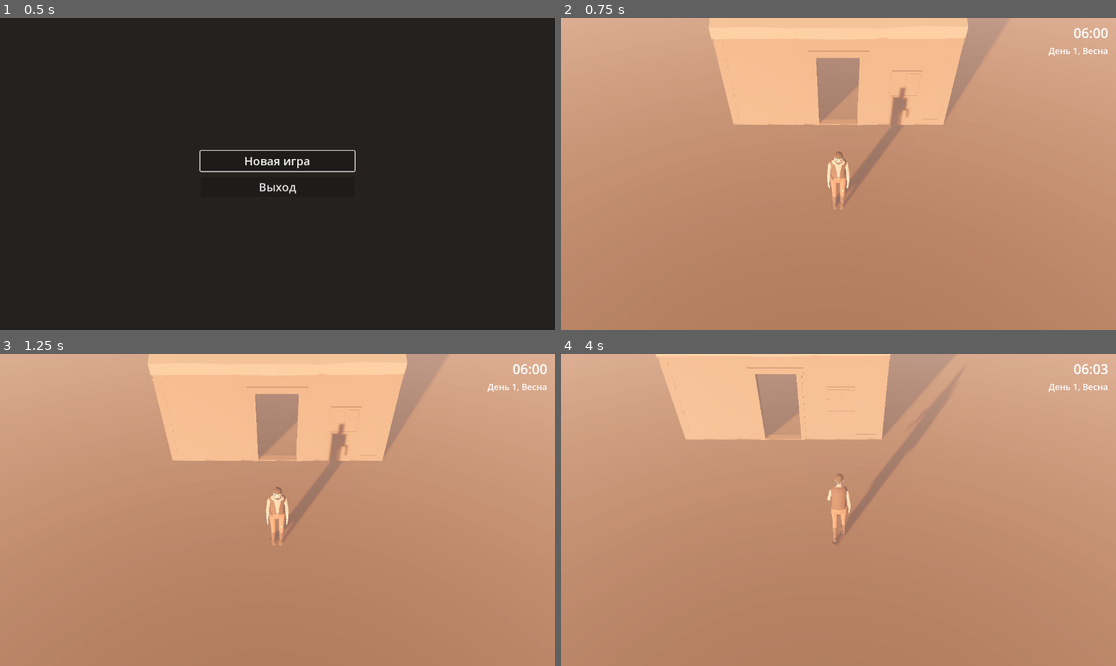
Above: before the commit, frames 1-4 (two rows, left to right).
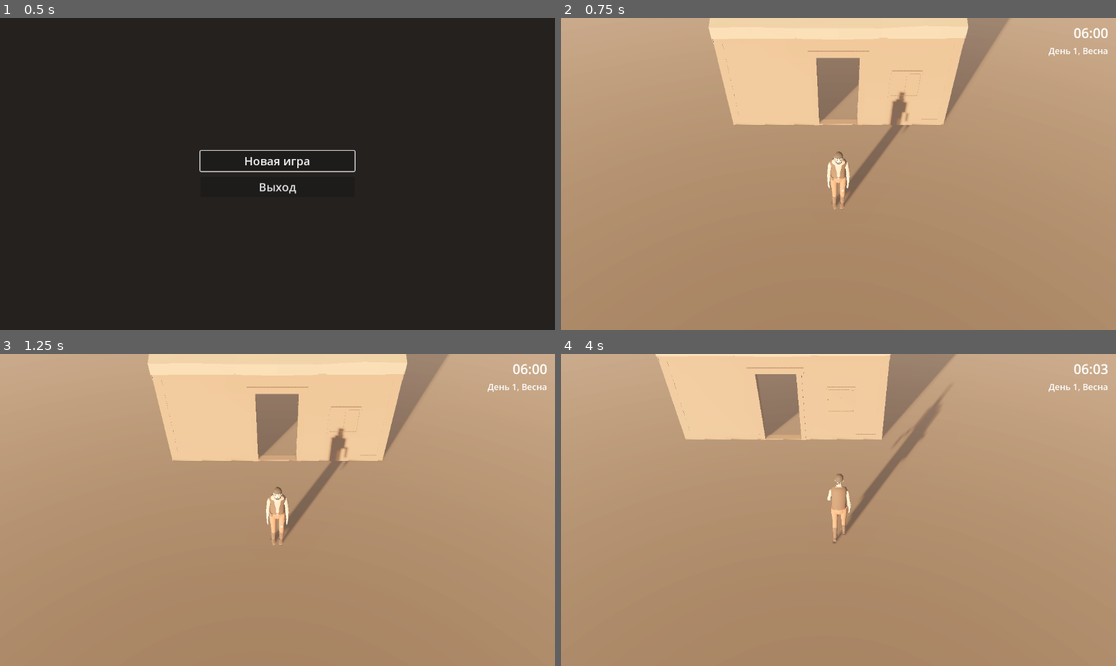
Above: after the commit, the same moments.

Repository: fea203456/Claude-
Game: Godot game, scene res://scenes/ui/main_menu.tscn
Same seed, same stepped clock (60 frames per second), same inputs: the game is played once before the commit and once after it.
Inputs (mouse positions are in pixels of both pictures, inside the frame that each line leads up to):
- Up to frame 1 (0.5 s): no input
- Up to frame 2 (0.75 s): click "Новая игра" at 0.5 s
- Up to frame 3 (1.25 s): no input
- Up to frame 4 (4 s): tap Enter at 1.25 s; move the mouse to (960, 494) at 1.27 s; hold D (move_right) 1.28-2.03 s; tap Q (camera_rotate_left) at 1.35 s; click (960, 494) at 1.42 s; move the mouse to (727, 525) at 2.02 s; hold S (move_back) 2.03-2.78 s; tap R (camera_rotate_right) at 2.1 s; move the mouse to (894, 441) at 2.77 s; hold D (move_right) 2.78-3.53 s; tap Mouse wheel up (camera_zoom_in) at 2.85 s; move the mouse to (810, 572) at 3.52 s; hold W (move_forward) from 3.53 s (still down); tap Mouse wheel down (camera_zoom_out) at 3.6 s; click (810, 572) at 3.67 s

Frame 1 is identical in both runs. In frame 2, 3.0% of the frame differs, in the area x 27-81%, y 0-62%; in frame 3, 3.0%; in frame 4, 3.6%, in the area x 17-72%, y 0-62%.

Commit message:
Этап 1: съёмка суток и проверка яркости
tools/capture_daynight.sh снимает 4 кадра суток (06:00, 12:00, 19:00, 23:00)
и 10-секундный проход героя в дом (Movie Maker 30 кадр/с → H.264 yuv420p),
проверяет Forward+ в логе; tools/check_luminance.py сверяет порядок
средней яркости Y. Съёмщик game/scenes/dev/daynight_capture.gd работает
через Game.new_game() с замороженными часами и временным путём сохранения.

Кривая суток перенастроена: утро тёплое и мягкое без персиковой каши,
полдень пепельно-серый, закат с низким янтарным солнцем и длинными тенями,
ночь — холодная луна (ключи 840/960) и густой синий туман, герой виден.

Co-Authored-By: Claude Opus 5.5 <noreply@anthropic.com>
Claude-Session: https://claude.ai/code/session_01799EQgMrSxx1d7nx5NPXL8

Diff:
--- /dev/null
+++ b/game/scenes/dev/daynight_capture.gd
@@ -0,0 +1,130 @@
+extends SceneTree
+## Съёмщик суток для tools/capture_daynight.sh.
+##   tools/godot.sh display --script res://scenes/dev/daynight_capture.gd -- <out_dir>
+##     грузит ферму через Game.new_game(), для minutes 0, 360, 780, 1020 ставит время на
+##     замороженных часах, ждёт 30 кадров (туман стабилизируется) и пишет
+##     day_0600.png, day_1200.png, day_1900.png, day_2300.png (1280×720) в out_dir.
+##   ... -- --walk [minutes]
+##     для Movie Maker: герой идёт скриптовым маршрутом от SpawnStart в дверь дома и внутрь
+##     (через PlayerController.step), затем выходит сам. Часы стоят на [minutes] (по умолчанию 120).
+## Игровое сохранение не трогается: GameFlow получает временный путь, а сам съёмщик
+## ничего не сохраняет.
+
+const SHOTS := [[0, "day_0600.png"], [360, "day_1200.png"], [780, "day_1900.png"], [1020, "day_2300.png"]]
+const SETTLE_FRAMES := 30
+const SIZE := Vector2i(1280, 720)
+const TMP_SAVE := "user://capture_tmp/slot_1.json"
+
+const FPS := 30.0             # = --fixed-fps в capture_daynight.sh
+const WALK_MINUTES := 120     # 08:00 — утро, низкое тёплое солнце
+const WALK_LEAD_FRAMES := 30  # первые кадры обрезает capture_daynight.sh (туман оседает)
+const WALK_FRAMES := 300      # 10 с при 30 кадр/с
+const WALK_IDLE_S := 1.0      # постоять перед стартом
+const ARRIVE_M := 0.08
+## Маршрут в мировых координатах XZ: от SpawnStart (0, −3.5) прямо в дверь (z = −6.6)
+## и внутрь, к кровати (центр (−1.77, −10.82)) и через комнату. Внутри держимся z ≤ −9.3:
+## ближе к двери камера 45° видит героя только поверх передней стены.
+## ≈9.9 м ≈ 7.1 с при 1.40 м/с.
+const ROUTE: Array[Vector2] = [Vector2(0.0, -8.4), Vector2(-0.9, -9.6), Vector2(1.3, -9.6),
+	Vector2(0.2, -10.3)]
+
+var _game: GameFlow
+var _player: PlayerController
+var _walk := false
+var _frame := 0
+var _route_i := 0
+
+
+func _initialize() -> void:
+	await process_frame  # root входит в дерево только после _initialize
+	var args := OS.get_cmdline_user_args()
+	_walk = args.has("--walk")
+	_game = root.get_node_or_null("Game") as GameFlow
+	if _game == null:
+		_fail("autoload Game not found")
+		return
+	_game.save_path = TMP_SAVE
+	_game.new_game()
+	_game.clock.paused = true
+	_player = _game.world.find_child("Player", true, false) as PlayerController
+	if _player == null:
+		_fail("Player not found in farm")
+		return
+	if _walk:
+		_start_walk(args)
+	else:
+		await _shoot_stills(args)
+
+
+func _shoot_stills(args: PackedStringArray) -> void:
+	var out_dir := ""
+	for a in args:
+		if not a.begins_with("--"):
+			out_dir = a
+	if out_dir == "":
+		_fail("usage: -- <out_dir>")
+		return
+	DirAccess.make_dir_recursive_absolute(out_dir)
+	for shot in SHOTS:
+		_game.clock.minutes = shot[0]
+		for i in SETTLE_FRAMES:
+			await process_frame
+		await RenderingServer.frame_post_draw
+		var img := root.get_texture().get_image()
+		if img.get_size() != SIZE:
+			push_warning("capture: viewport %s, resizing to %s" % [img.get_size(), SIZE])
+			img.resize(SIZE.x, SIZE.y, Image.INTERPOLATE_LANCZOS)
+		var path: String = out_dir.path_join(shot[1])
+		var err := img.save_png(path)
+		if err != OK:
+			_fail("save %s: %s" % [path, error_string(err)])
+			return
+		print("capture: %s minutes=%d" % [path, shot[0]])
+	quit(0)
+
+
+func _start_walk(args: PackedStringArray) -> void:
+	var m := WALK_MINUTES
+	for a in args:
+		if a.is_valid_int():
+			m = int(a)
+	_game.clock.minutes = m
+	# Шагаем сами: стандартный _physics_process героя читает Input и затёр бы скорость.
+	_player.set_physics_process(false)
+	print("capture: walk minutes=%d frames=%d" % [m, WALK_LEAD_FRAMES + WALK_FRAMES])
+
+
+func _physics_process(delta: float) -> bool:
+	if not _walk or _player == null:
+		return false
+	var t := float(_frame - WALK_LEAD_FRAMES) / FPS
+	_player.step(_route_input(t), false, 0.0, delta)
+	return false
+
+
+func _process(_delta: float) -> bool:
+	if not _walk:
+		return false
+	_frame += 1
+	if _frame >= WALK_LEAD_FRAMES + WALK_FRAMES:
+		var p := _player.global_position
+		print("capture: walk done at (%.2f, %.2f, %.2f)" % [p.x, p.y, p.z])
+		quit(0)
+	return false
+
+
+## Камера yaw = 0: input (x, y) совпадает с мировыми (x, z).
+func _route_input(t: float) -> Vector2:
+	if t < WALK_IDLE_S or _route_i >= ROUTE.size():
+		return Vector2.ZERO
+	var p := Vector2(_player.global_position.x, _player.global_position.z)
+	var to := ROUTE[_route_i] - p
+	if to.length() < ARRIVE_M:
+		_route_i += 1
+		return _route_input(t)
+	return to.normalized()
+
+
+func _fail(msg: String) -> void:
+	push_error("capture: " + msg)
+	quit(1)
--- a/game/world/day_night_curve.tres
+++ b/game/world/day_night_curve.tres
@@ -5,9 +5,10 @@
 [resource]
 script = ExtResource("1")
 keys = Array[Dictionary]([
-{"minutes": 0, "sun_pitch_deg": 8.0, "sun_color": Color(1, 0.66, 0.42, 1), "sun_energy": 1.4, "ambient_energy": 0.5, "sky_color": Color(0.55, 0.42, 0.4, 1), "fog_density": 0.02, "fog_color": Color(0.78, 0.62, 0.55, 1)},
-{"minutes": 360, "sun_pitch_deg": 50.0, "sun_color": Color(1, 0.96, 0.88, 1), "sun_energy": 2.4, "ambient_energy": 0.8, "sky_color": Color(0.4, 0.55, 0.75, 1), "fog_density": 0.015, "fog_color": Color(0.72, 0.78, 0.84, 1)},
-{"minutes": 780, "sun_pitch_deg": 10.0, "sun_color": Color(1, 0.45, 0.18, 1), "sun_energy": 1.2, "ambient_energy": 0.45, "sky_color": Color(0.62, 0.3, 0.18, 1), "fog_density": 0.03, "fog_color": Color(0.7, 0.42, 0.28, 1)},
-{"minutes": 900, "sun_pitch_deg": -10.0, "sun_color": Color(0.25, 0.32, 0.55, 1), "sun_energy": 0.05, "ambient_energy": 0.22, "sky_color": Color(0.03, 0.04, 0.09, 1), "fog_density": 0.06, "fog_color": Color(0.1, 0.14, 0.26, 1)},
-{"minutes": 1200, "sun_pitch_deg": -10.0, "sun_color": Color(0.22, 0.28, 0.5, 1), "sun_energy": 0.05, "ambient_energy": 0.2, "sky_color": Color(0.02, 0.03, 0.07, 1), "fog_density": 0.08, "fog_color": Color(0.08, 0.11, 0.22, 1)}
+{"minutes": 0, "sun_pitch_deg": 10.0, "sun_color": Color(1, 0.8, 0.58, 1), "sun_energy": 2.0, "ambient_energy": 0.5, "sky_color": Color(0.54, 0.46, 0.42, 1), "fog_density": 0.01, "fog_color": Color(0.64, 0.55, 0.48, 1)},
+{"minutes": 360, "sun_pitch_deg": 52.0, "sun_color": Color(0.96, 0.94, 0.88, 1), "sun_energy": 2.4, "ambient_energy": 0.5, "sky_color": Color(0.5, 0.5, 0.49, 1), "fog_density": 0.01, "fog_color": Color(0.6, 0.6, 0.58, 1)},
+{"minutes": 780, "sun_pitch_deg": 8.0, "sun_color": Color(1, 0.62, 0.36, 1), "sun_energy": 1.6, "ambient_energy": 0.38, "sky_color": Color(0.44, 0.3, 0.27, 1), "fog_density": 0.016, "fog_color": Color(0.44, 0.33, 0.3, 1)},
+{"minutes": 840, "sun_pitch_deg": -6.0, "sun_color": Color(0.45, 0.5, 0.7, 1), "sun_energy": 0.0, "ambient_energy": 0.3, "sky_color": Color(0.07, 0.07, 0.11, 1), "fog_density": 0.045, "fog_color": Color(0.2, 0.22, 0.3, 1)},
+{"minutes": 960, "sun_pitch_deg": 35.0, "sun_color": Color(0.55, 0.66, 1, 1), "sun_energy": 0.95, "ambient_energy": 0.4, "sky_color": Color(0.035, 0.05, 0.085, 1), "fog_density": 0.115, "fog_color": Color(0.26, 0.34, 0.48, 1)},
+{"minutes": 1200, "sun_pitch_deg": 30.0, "sun_color": Color(0.5, 0.62, 0.95, 1), "sun_energy": 0.8, "ambient_energy": 0.35, "sky_color": Color(0.03, 0.04, 0.075, 1), "fog_density": 0.135, "fog_color": Color(0.22, 0.3, 0.43, 1)}
 ])
Not shown, added: game/scenes/dev/daynight_capture.gd.uid
Not shown, added: docs/previews/farm_walk.mp4
Not shown, added: tools/capture_daynight.sh
